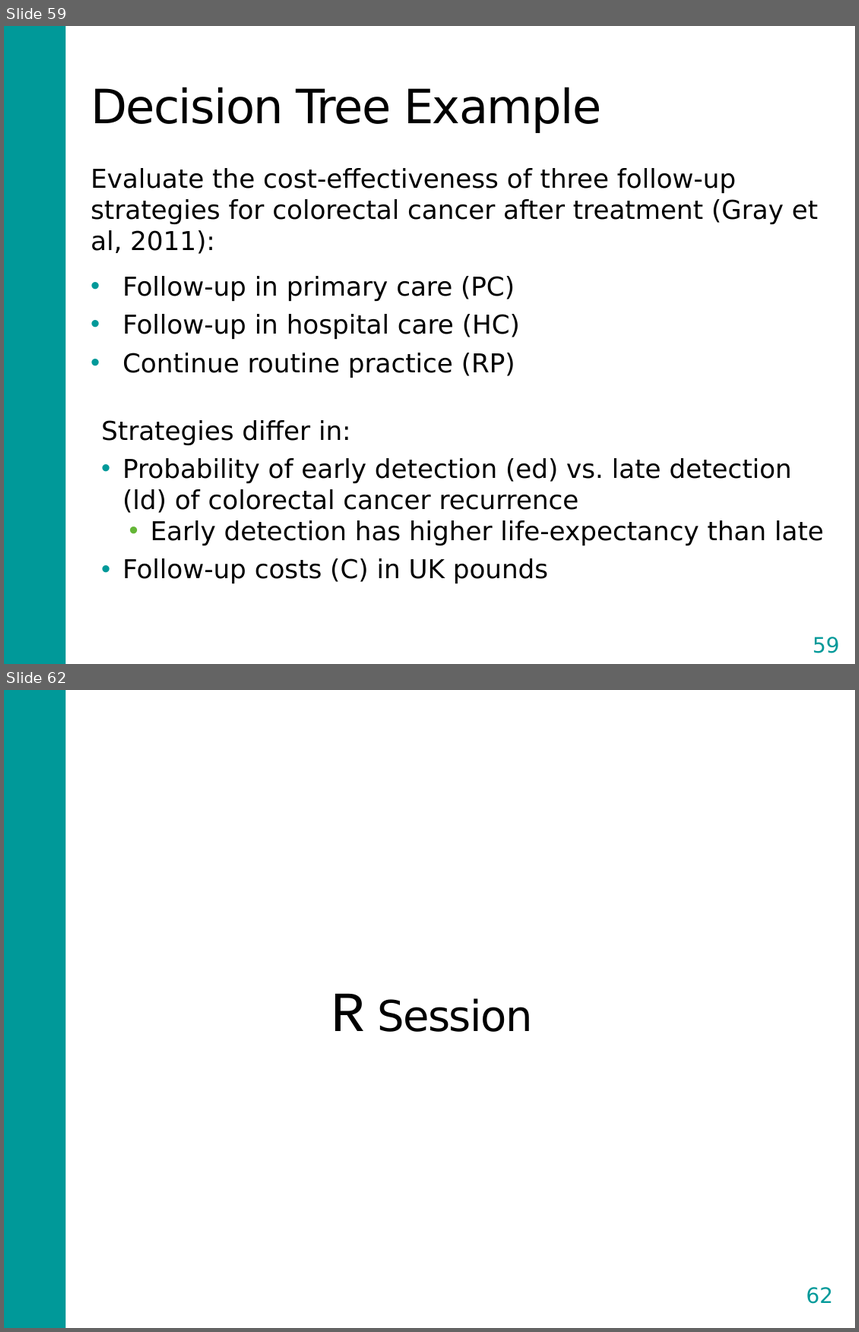
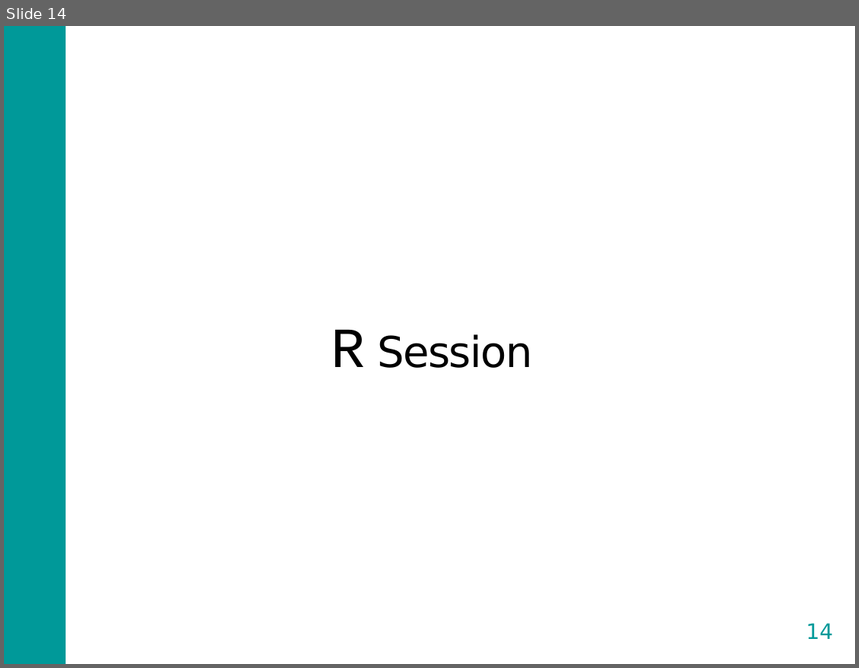
Before and after one commit to DARTH-git/Course-Modularization, a slide deck: Decision trees/Slides/CEA and Decision Modeling Overview_with Decision tree slides.pptx. Shown one above the other, each under a label of ours: slides 59 and 62 before the commit, slide 14 after it; the slides between them are not shown. The pictures are 859x1332 and 859x668 pixels, drawn with LibreOffice and Linux fonts; fonts in the diff are those of the drawing. Boxes give left, top, right and bottom in pixels: in the first picture for what was removed or moved away, otherwise in the second. Text is boxed around its words. In the diff, an @@ line names an element or a change of style, - is before the commit and + after.

```diff
--- a/Decision trees/Slides/CEA and Decision Modeling Overview_with Decision tree slides.pptx
+++ b/Decision trees/Slides/CEA and Decision Modeling Overview_with Decision tree slides.pptx
@@ slide 59 removed at (4, 26, 855, 664), background #FFFFFF; not listed: 1 template element that a slide beside it also shows @@
@@ title removed at (91, 87, 601, 133) @@
-Decision Tree Example
@@ text removed at (91, 168, 824, 584) @@
-Evaluate the cost-effectiveness of three follow-up strategies for colorectal cancer after treatment (Gray et al, 2011):
-• Follow-up in primary care (PC)
-• Follow-up in hospital care (HC)
-• Continue routine practice (RP)
-Strategies differ in:
-• Probability of early detection (ed) vs. late detection (ld) of colorectal cancer recurrence
-  • Early detection has higher life-expectancy than late
-• Follow-up costs (C) in UK pounds
@@ page number removed at (800, 627, 852, 664) @@
-59
@@ what was slide 62 is now slide 14 @@
@@ page number at (807, 623, 834, 639): text changed @@
-62
+14
```
Also in this commit, not shown: 4 slides changed, 47 other slides removed, 13 other files.
